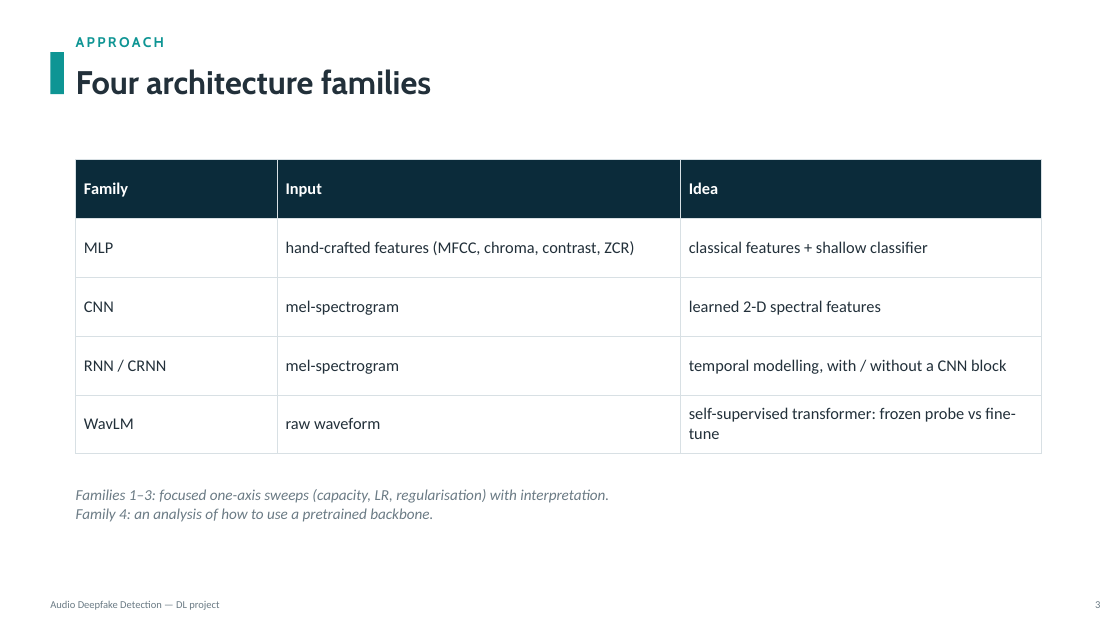
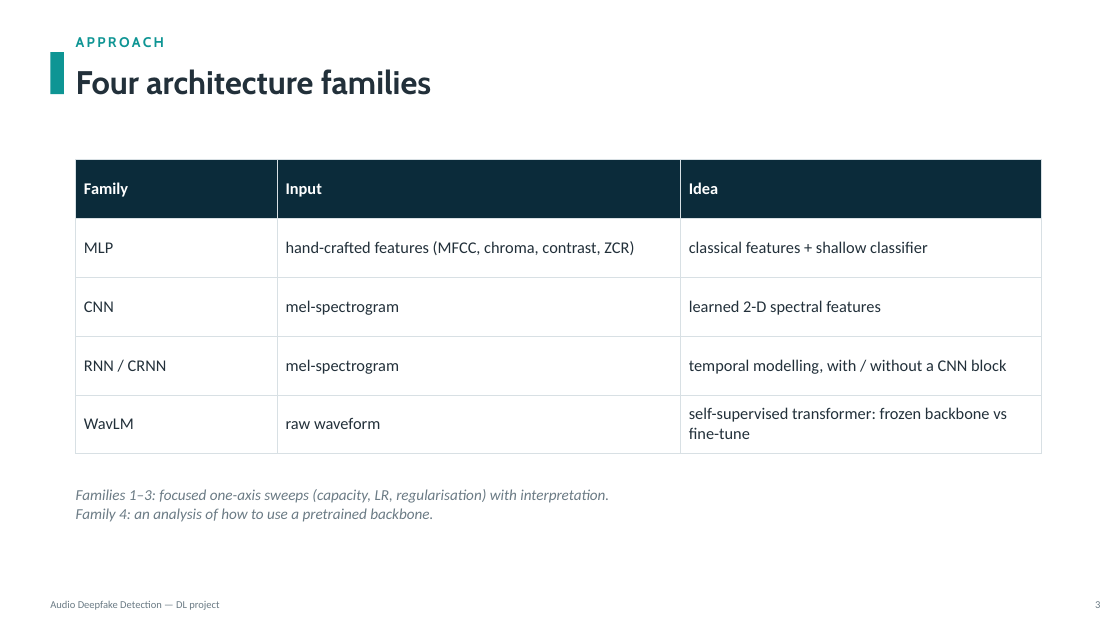
Before and after one commit to KonstaninosKaimakis/audio-deepfake-detection-DL, a slide deck: slide 3 of presentation.pptx. Drawn at 1120x630 pixels with LibreOffice and Linux fonts; fonts in the diff are those of the drawing. Boxes give left, top, right and bottom in pixels: in the first picture for what was removed or moved away, otherwise in the second. Text is boxed around its words. In the diff, an @@ line names an element or a change of style, - is before the commit and + after.

```diff
--- a/presentation.pptx
+++ b/presentation.pptx
@@ table at (x1=76, y1=160, x2=1042, y2=454) @@
-row 5, column 3: self-supervised transformer: frozen probe vs fine-tune
+row 5, column 3: self-supervised transformer: frozen backbone vs fine-tune
```
Also in this commit, not shown: 9 other slides changed.
